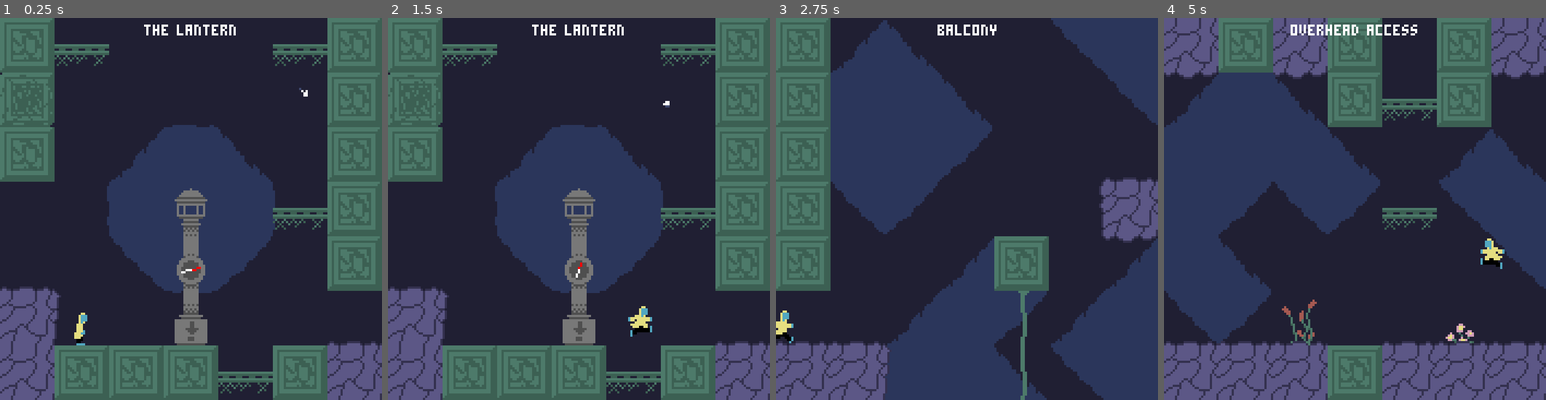
Above: before the commit, frames 1-4 (left to right).
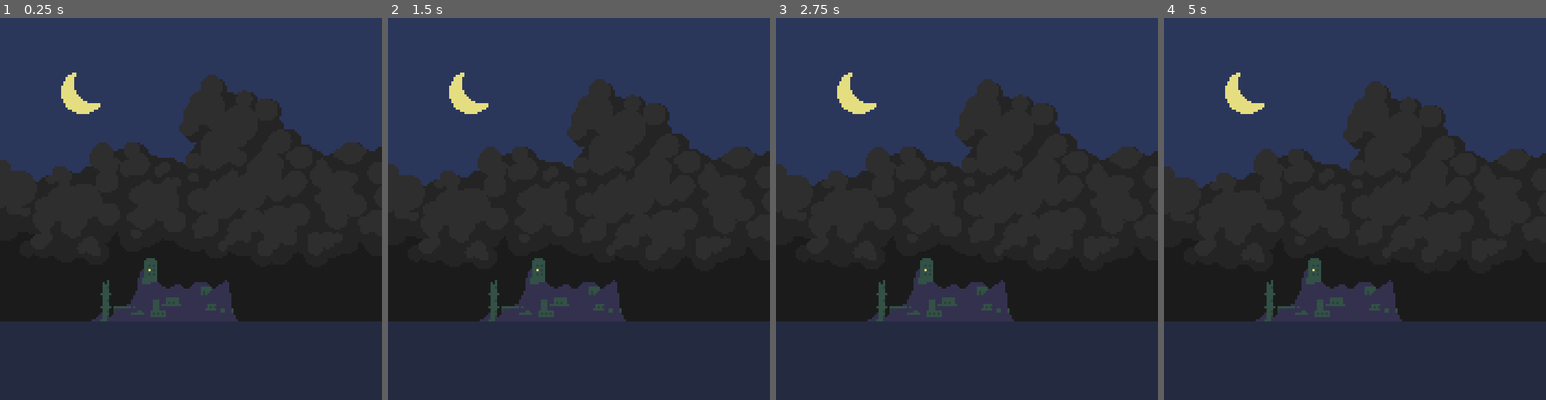
Above: after the commit, the same moments.

Repository: tabrasel/Glowkeeper
Game: Godot game, scene res://scenes/island_cutscene.tscn
The game is run twice, just before and just after one commit, with the same random seed, the same clock (stepped at 60 frames per second) and the same inputs. Before the commit the project starts from res://scenes/game.tscn.
Inputs:
- Up to frame 1 (0.25 s): no input
- Up to frame 2 (1.5 s): hold Right (ui_right) 0.53-1.28 s; tap Z (jump) at 0.77 s; hold Down (ui_down) from 1.28 s (still down)
- Up to frame 3 (2.75 s): tap Z (jump) at 1.52 s; release Down (ui_down) at 2.03 s; hold Right (ui_right) from 2.03 s (still down)
- Up to frame 4 (5 s): tap Z (jump) at 3.02, 3.77, 4.52 s; release Right (ui_right) at 3.53 s; hold Left (ui_left) from 3.53 s (still down)

The runs differ from the first frame. In frame 1, 68% of the frame differs, in the area x 0-100%, y 0-100%; in frame 2, 69%; in frame 3, 53%; in frame 4, 59%.

Commit message:
Outro cutscene

Diff:
--- a/project.godot
+++ b/project.godot
@@ -11,10 +11,14 @@
 [application]
 
 config/name="Small World"
-run/main_scene="res://scenes/game.tscn"
+run/main_scene="res://scenes/island_cutscene.tscn"
 config/features=PackedStringArray("4.3", "Mobile")
 boot_splash/show_image=false
 config/icon="res://assets/icon.svg"
+
+[autoload]
+
+GlobalData="*res://scripts/global_data.gd"
 
 [display]
 
--- /dev/null
+++ b/resources/scene_resource.tres
@@ -0,0 +1,8 @@
+[gd_resource type="Resource" script_class="SceneResource" load_steps=2 format=3 uid="uid://dqm12yf1nj7kf"]
+
+[ext_resource type="Script" path="res://scripts/resources/scene_resource.gd" id="1_wx18b"]
+
+[resource]
+script = ExtResource("1_wx18b")
+cutscene_scene_path = "res://scenes/island_cutscene.tscn"
+gameplay_scene_path = "res://scenes/game.tscn"
--- a/scenes/game.tscn
+++ b/scenes/game.tscn
@@ -1,9 +1,10 @@
-[gd_scene load_steps=35 format=3 uid="uid://27c45s4m5sou"]
+[gd_scene load_steps=36 format=3 uid="uid://27c45s4m5sou"]
 
 [ext_resource type="Script" path="res://scripts/game_manager.gd" id="1_3yjid"]
 [ext_resource type="PackedScene" uid="uid://bubmgpj2we3km" path="res://scenes/player.tscn" id="1_apqri"]
 [ext_resource type="Texture2D" uid="uid://d4j25vi5pu3pu" path="res://assets/backgrounds/background.png" id="2_i0him"]
 [ext_resource type="Texture2D" uid="uid://dwehokyosk8t7" path="res://assets/tilesets/tileset_world.png" id="2_yhn8g"]
+[ext_resource type="Resource" uid="uid://dqm12yf1nj7kf" path="res://resources/scene_resource.tres" id="3_qyyds"]
 [ext_resource type="Script" path="res://scripts/camera.gd" id="3_sdril"]
 [ext_resource type="PackedScene" uid="uid://b5vhyde5j8hpq" path="res://scenes/firefly.tscn" id="4_cv8cd"]
 [ext_resource type="Script" path="res://scripts/game_map.gd" id="4_k1bbe"]
@@ -366,6 +367,20 @@
 "update": 0,
 "values": [0.0, -80.0]
 }
+tracks/7/type = "method"
+tracks/7/imported = false
+tracks/7/enabled = true
+tracks/7/path = NodePath("GameManager")
+tracks/7/interp = 1
+tracks/7/loop_wrap = true
+tracks/7/keys = {
+"times": PackedFloat32Array(16),
+"transitions": PackedFloat32Array(1),
+"values": [{
+"args": [],
+"method": &"switch_to_ending_scene"
+}]
+}
 
 [sub_resource type="AnimationLibrary" id="AnimationLibrary_p3e4d"]
 _data = {
@@ -378,6 +393,7 @@
 unique_name_in_owner = true
 script = ExtResource("1_3yjid")
 firefly_resource = ExtResource("10_e5tni")
+scene_resource = ExtResource("3_qyyds")
 animator = NodePath("../AnimationPlayer")
 
 [node name="Player" parent="." instance=ExtResource("1_apqri")]
--- a/scenes/island_cutscene.tscn
+++ b/scenes/island_cutscene.tscn
@@ -1,12 +1,13 @@
-[gd_scene load_steps=19 format=3 uid="uid://86m8vtm5gjb3"]
+[gd_scene load_steps=22 format=3 uid="uid://86m8vtm5gjb3"]
 
 [ext_resource type="Script" path="res://scripts/island_cutscene.gd" id="1_qdfys"]
-[ext_resource type="PackedScene" uid="uid://27c45s4m5sou" path="res://scenes/game.tscn" id="2_qrmyg"]
+[ext_resource type="Resource" uid="uid://dqm12yf1nj7kf" path="res://resources/scene_resource.tres" id="2_o6qxo"]
 [ext_resource type="Texture2D" uid="uid://cf4rbytgp54ul" path="res://assets/cutscene/island.png" id="3_vribs"]
 [ext_resource type="Texture2D" uid="uid://dumx7f5kgs323" path="res://assets/spritesheets/sprite_thundercloud.png" id="4_oaawp"]
 [ext_resource type="Texture2D" uid="uid://c4rkhpvimh4ud" path="res://assets/spritesheets/spritesheet_lightning.png" id="5_8rfmo"]
 [ext_resource type="Texture2D" uid="uid://c8ff26qn4sppm" path="res://assets/cutscene/fade_dither.png" id="6_8f12j"]
 [ext_resource type="Script" path="res://scripts/lightning.gd" id="6_uyb8h"]
+[ext_resource type="FontFile" uid="uid://cifu5lgij0env" path="res://assets/fonts/font_Simple.ttf" id="8_6lf41"]
 [ext_resource type="AudioStream" uid="uid://cvsusq3qjp6b3" path="res://assets/sfx/sfx_sea_thunderstorm.wav" id="8_pcucu"]
 
 [sub_resource type="AtlasTexture" id="AtlasTexture_ivdte"]
@@ -120,15 +121,142 @@
 "values": [0.0, 0.0, -80.0]
 }
 
+[sub_resource type="Animation" id="Animation_fsbj3"]
+resource_name = "outro"
+length = 8.0
+tracks/0/type = "value"
+tracks/0/imported = false
+tracks/0/enabled = true
+tracks/0/path = NodePath("LanternGlow:color")
+tracks/0/interp = 1
+tracks/0/loop_wrap = true
+tracks/0/keys = {
+"times": PackedFloat32Array(1.6, 3),
+"transitions": PackedFloat32Array(1, 1),
+"update": 0,
+"values": [Color(0.898039, 0.870588, 0.501961, 0), Color(0.898039, 0.870588, 0.501961, 1)]
+}
+tracks/1/type = "value"
+tracks/1/imported = false
+tracks/1/enabled = true
+tracks/1/path = NodePath("TransitionFade:position")
+tracks/1/interp = 1
+tracks/1/loop_wrap = true
+tracks/1/keys = {
+"times": PackedFloat32Array(0, 5, 6.1),
+"transitions": PackedFloat32Array(1, 1, 1),
+"update": 0,
+"values": [Vector2(-256, 0), Vector2(-256, 0), Vector2(0, 0)]
+}
+tracks/2/type = "value"
+tracks/2/imported = false
+tracks/2/enabled = true
+tracks/2/path = NodePath("TransitionFade/Label:visible")
+tracks/2/interp = 1
+tracks/2/loop_wrap = true
+tracks/2/keys = {
+"times": PackedFloat32Array(0, 7.50596),
+"transitions": PackedFloat32Array(1, 1),
+"update": 1,
+"values": [false, true]
+}
+tracks/3/type = "value"
+tracks/3/imported = false
+tracks/3/enabled = true
+tracks/3/path = NodePath("Lightning:visible")
+tracks/3/interp = 1
+tracks/3/loop_wrap = true
+tracks/3/keys = {
+"times": PackedFloat32Array(0),
+"transitions": PackedFloat32Array(1),
+"update": 1,
+"values": [false]
+}
+tracks/4/type = "bezier"
+tracks/4/imported = false
+tracks/4/enabled = true
+tracks/4/path = NodePath("ThundercloudSprite:position:y")
+tracks/4/interp = 1
+tracks/4/loop_wrap = true
+tracks/4/keys = {
+"handle_modes": PackedInt32Array(0, 0, 0, 0, 0),
+"points": PackedFloat32Array(90, -0.25, 0, 0.5, 0, 93, -0.5, 0, 0.5, 0, 90, -0.5, 0, 0.5, 0, 92.7586, -0.5, 0, 0.5, 0, 89.6552, -0.5, 0, 0.25, 0),
+"times": PackedFloat32Array(0, 1.96667, 4.03701, 6.01658, 8)
+}
+
+[sub_resource type="Animation" id="Animation_6gabi"]
+length = 0.001
+tracks/0/type = "value"
+tracks/0/imported = false
+tracks/0/enabled = true
+tracks/0/path = NodePath("LanternGlow:color")
+tracks/0/interp = 1
+tracks/0/loop_wrap = true
+tracks/0/keys = {
+"times": PackedFloat32Array(0),
+"transitions": PackedFloat32Array(1),
+"update": 0,
+"values": [Color(0.898039, 0.870588, 0.501961, 1)]
+}
+tracks/1/type = "value"
+tracks/1/imported = false
+tracks/1/enabled = true
+tracks/1/path = NodePath("TransitionFade:position")
+tracks/1/interp = 1
+tracks/1/loop_wrap = true
+tracks/1/keys = {
+"times": PackedFloat32Array(0),
+"transitions": PackedFloat32Array(1),
+"update": 0,
+"values": [Vector2(-256, 0)]
+}
+tracks/2/type = "value"
+tracks/2/imported = false
+tracks/2/enabled = true
+tracks/2/path = NodePath("TransitionFade/Label:visible")
+tracks/2/interp = 1
+tracks/2/loop_wrap = true
+tracks/2/keys = {
+"times": PackedFloat32Array(0),
+"transitions": PackedFloat32Array(1),
+"update": 1,
+"values": [false]
+}
+tracks/3/type = "value"
+tracks/3/imported = false
+tracks/3/enabled = true
+tracks/3/path = NodePath("Lightning:visible")
+tracks/3/interp = 1
+tracks/3/loop_wrap = true
+tracks/3/keys = {
+"times": PackedFloat32Array(0),
+"transitions": PackedFloat32Array(1),
+"update": 1,
+"values": [true]
+}
+tracks/4/type = "bezier"
+tracks/4/imported = false
+tracks/4/enabled = true
+tracks/4/path = NodePath("ThundercloudSprite:position:y")
+tracks/4/interp = 1
+tracks/4/loop_wrap = true
+tracks/4/keys = {
+"handle_modes": PackedInt32Array(0),
+"points": PackedFloat32Array(0, -0.25, 0, 0.25, 0),
+"times": PackedFloat32Array(0)
+}
+
 [sub_resource type="AnimationLibrary" id="AnimationLibrary_jv3mq"]
 _data = {
-"intro": SubResource("Animation_l6770")
+"RESET": SubResource("Animation_6gabi"),
+"intro": SubResource("Animation_l6770"),
+"outro": SubResource("Animation_fsbj3")
 }
 
 [node name="IslandCutscene" type="Node2D" node_paths=PackedStringArray("animator")]
 script = ExtResource("1_qdfys")
 animator = NodePath("AnimationPlayer")
-gameplay_scene = ExtResource("2_qrmyg")
+scene_resource = ExtResource("2_o6qxo")
 
 [node name="SkyColorRect" type="ColorRect" parent="."]
 offset_right = 175.0
@@ -136,18 +264,18 @@
 color = Color(0.168627, 0.211765, 0.356863, 1)
 
 [node name="ThundercloudSprite" type="Sprite2D" parent="."]
-position = Vector2(88, 91.4091)
+position = Vector2(87, 0)
 texture = ExtResource("4_oaawp")
 
 [node name="IslandSprite" type="Sprite2D" parent="."]
-position = Vector2(88, 88)
+position = Vector2(87, 88)
 texture = ExtResource("3_vribs")
 
 [node name="LanternGlow" type="ColorRect" parent="."]
 offset_left = 68.0
-offset_top = 114.0
+offset_top = 115.0
 offset_right = 69.0
-offset_bottom = 115.0
+offset_bottom = 116.0
 color = Color(0.898039, 0.870588, 0.501961, 1)
 
 [node name="Lightning" type="Node2D" parent="." node_paths=PackedStringArray("strike_sprite", "strike_timer", "strike_area_shape")]
@@ -176,8 +304,8 @@
 layout_mode = 3
 anchors_preset = 0
 offset_left = -256.0
-offset_right = -216.0
-offset_bottom = 40.0
+offset_right = -81.0
+offset_bottom = 175.0
 
 [node name="HBoxContainer2" type="HBoxContainer" parent="TransitionFade"]
 layout_mode = 0
@@ -196,11 +324,31 @@
 size_flags_horizontal = 0
 texture = ExtResource("6_8f12j")
 
+[node name="Label" type="Label" parent="TransitionFade"]
+visible = false
+layout_mode = 1
+anchors_preset = 8
+anchor_left = 0.5
+anchor_top = 0.5
+anchor_right = 0.5
+anchor_bottom = 0.5
+offset_left = -87.5
+offset_top = -87.5
+offset_right = 87.5
+offset_bottom = 87.5
+grow_horizontal = 2
+grow_vertical = 2
+size_flags_vertical = 1
+theme_override_fonts/font = ExtResource("8_6lf41")
+theme_override_font_sizes/font_size = 8
+text = "The End"
+horizontal_alignment = 1
+vertical_alignment = 1
+
 [node name="AnimationPlayer" type="AnimationPlayer" parent="."]
 libraries = {
 "": SubResource("AnimationLibrary_jv3mq")
 }
-autoplay = "intro"
 
 [node name="SeaAudioPlayer" type="AudioStreamPlayer2D" parent="."]
 stream = ExtResource("8_pcucu")
--- a/scripts/game_manager.gd
+++ b/scripts/game_manager.gd
@@ -2,9 +2,15 @@
 class_name GameManager
 
 @export var firefly_resource: FireflyResource
+@export var scene_resource: SceneResource
 @export var animator: AnimationPlayer
 
 signal game_completed()
+
+
+func switch_to_ending_scene():
+	var scene_tree: SceneTree = get_tree()
+	scene_tree.change_scene_to_file(scene_resource.cutscene_scene_path)
 
 
 func _ready():
@@ -23,5 +29,6 @@
 
 
 func _on_all_fireflies_deposited():
+	GlobalData.is_game_ended = true
 	game_completed.emit()
 	animator.play('ending')
--- /dev/null
+++ b/scripts/global_data.gd
@@ -0,0 +1,3 @@
+extends Node
+
+var is_game_ended: bool = false
--- a/scripts/island_cutscene.gd
+++ b/scripts/island_cutscene.gd
@@ -1,16 +1,25 @@
 extends Node2D
 
 @export var animator: AnimationPlayer
-@export var gameplay_scene: PackedScene
+@export var scene_resource: SceneResource
+
+
+func _ready() -> void:
+	if GlobalData.is_game_ended:
+		animator.play('outro')
+	else:
+		animator.play('intro')
 
 
 func _input(_event):
 	if Input.is_action_pressed("ui_cancel"):
 		exit_game()
 
+
 func switch_to_gameplay_scene():
 	var scene_tree: SceneTree = get_tree()
-	scene_tree.change_scene_to_packed(gameplay_scene)
+	scene_tree.change_scene_to_file(scene_resource.gameplay_scene_path)
+
 
 func exit_game():
 	get_tree().quit()
--- /dev/null
+++ b/scripts/resources/scene_resource.gd
@@ -0,0 +1,5 @@
+extends Resource
+class_name SceneResource
+
+@export var cutscene_scene_path: String
+@export var gameplay_scene_path: String
